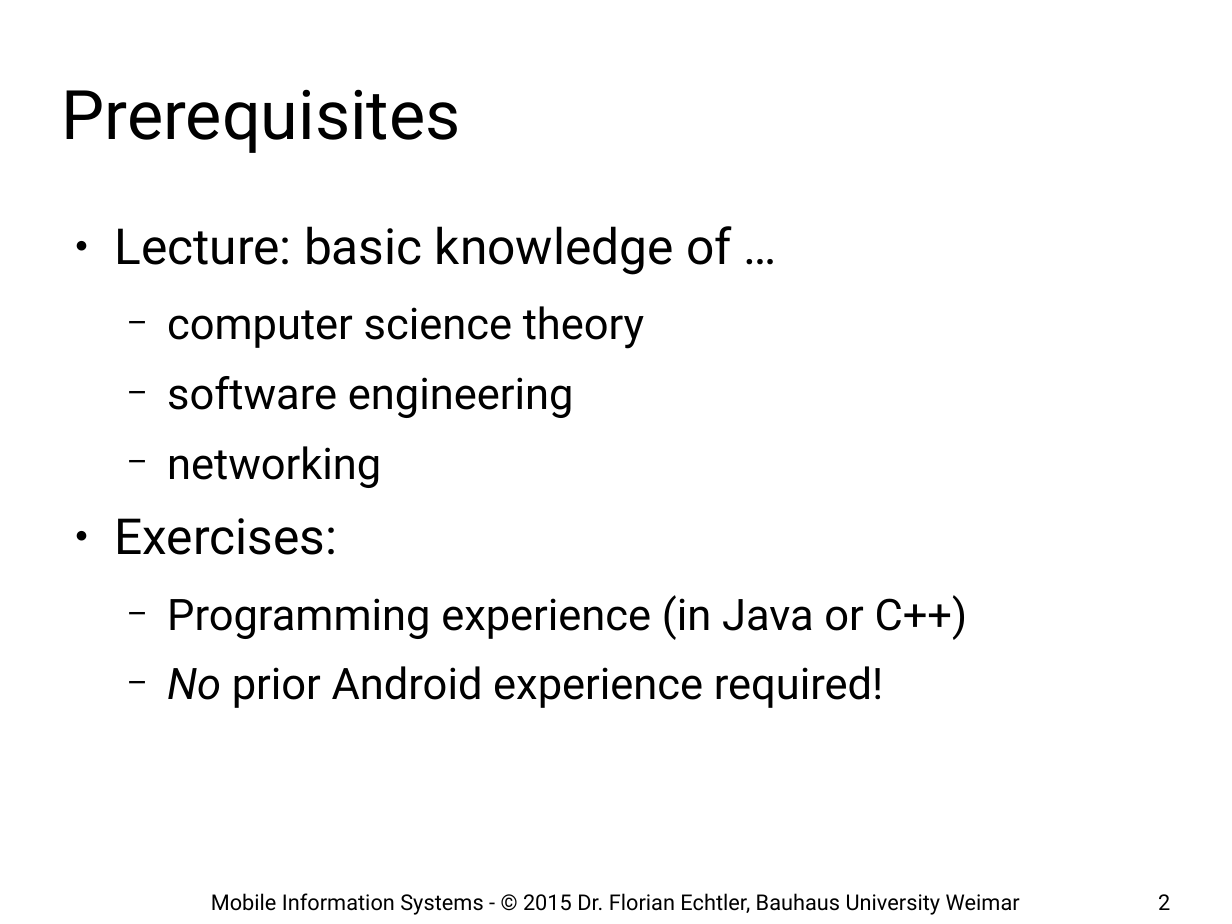
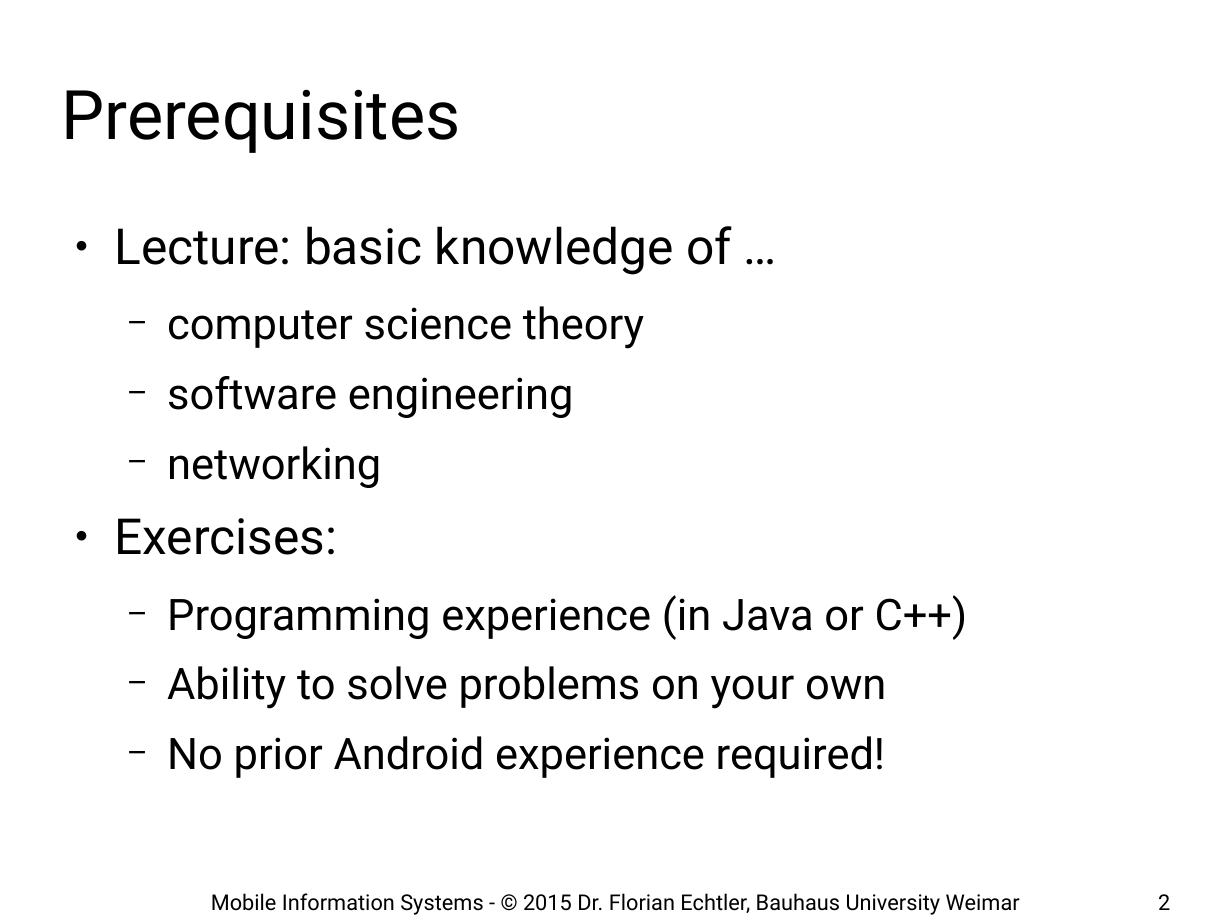
Before and after one commit to floe/mobile-information-systems, a slide deck: slide 2 of 01-introduction-basics.odp. Drawn at 1232x924 pixels with LibreOffice and Linux fonts; fonts in the diff are those of the drawing; background and template pictures are left out. Boxes give left, top, right and bottom in pixels: in the first picture for what was removed or moved away, otherwise in the second. Text is boxed around its words. In the diff, an @@ line names an element or a change of style, - is before the commit and + after.

```diff
--- a/01-introduction-basics.odp
+++ b/01-introduction-basics.odp
@@ text at [167,666,886,709]: paragraph added @@
+  − Ability to solve problems on your own
@@ text at [167,736,885,778]: italic off in "No" @@
```
Also in this commit, not shown: 7 other slides changed.
